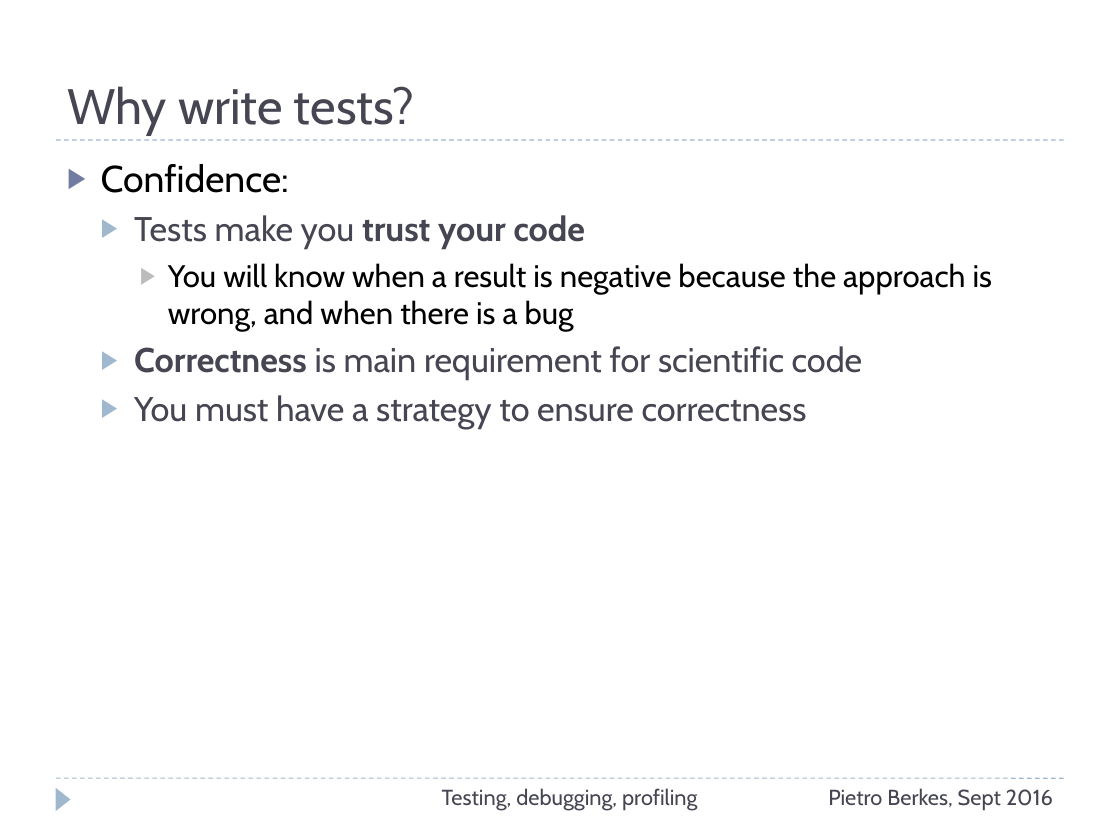
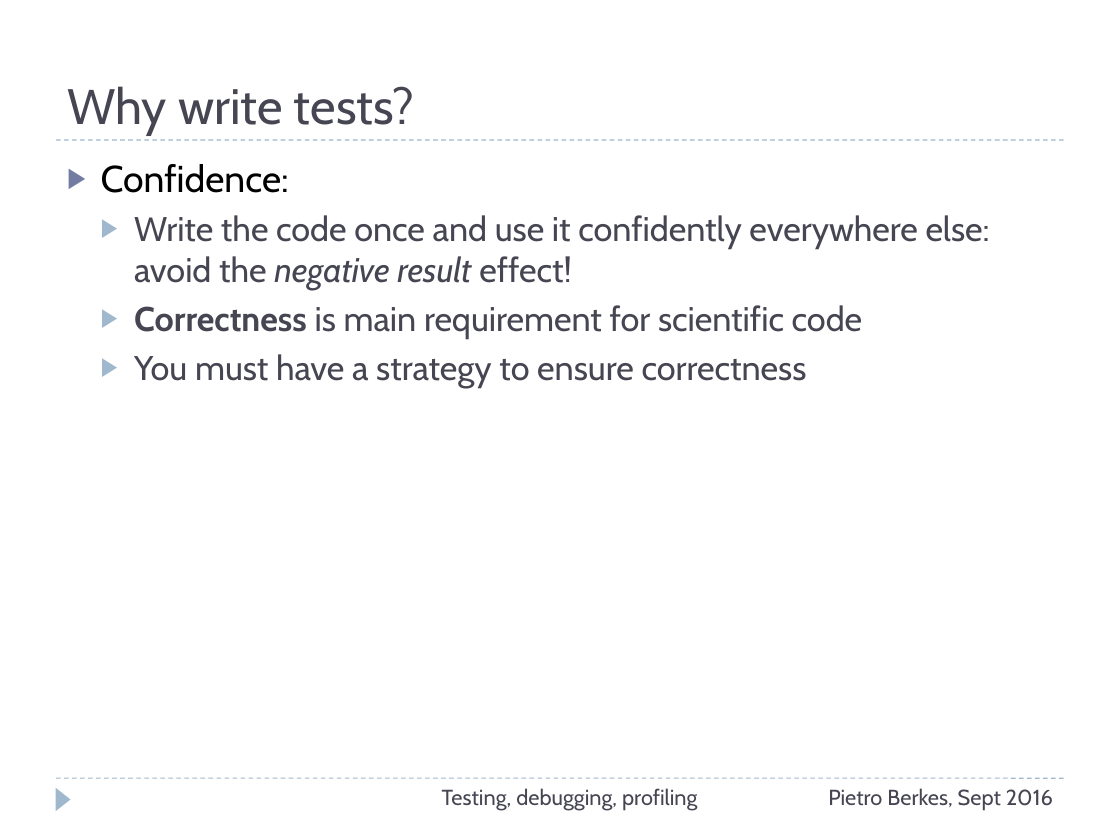
Before and after one commit to ASPP/testing_debugging_profiling, a slide deck: slide 12 of testing-debugging-profiling.pptx. Drawn at 1120x840 pixels with LibreOffice and Linux fonts; fonts in the diff are those of the drawing. Boxes give left, top, right and bottom in pixels: in the first picture for what was removed or moved away, otherwise in the second. Text is boxed around its words. In the diff, an @@ line names an element or a change of style, - is before the commit and + after.

```diff
--- a/testing-debugging-profiling.pptx
+++ b/testing-debugging-profiling.pptx
@@ text at bbox=[134, 215, 990, 291]: text changed; size 20 to 22 pt; text colour #000000 to #464653 @@
-  ▶ Tests make you trust your code
-    ▶ You will know when a result is negative because the approach is wrong, and when there is a bug
+  ▶ Write the code once and use it confidently everywhere else:
+    avoid the negative result effect!
```
Also in this commit, not shown: 10 other slides changed, 5 slides added.
